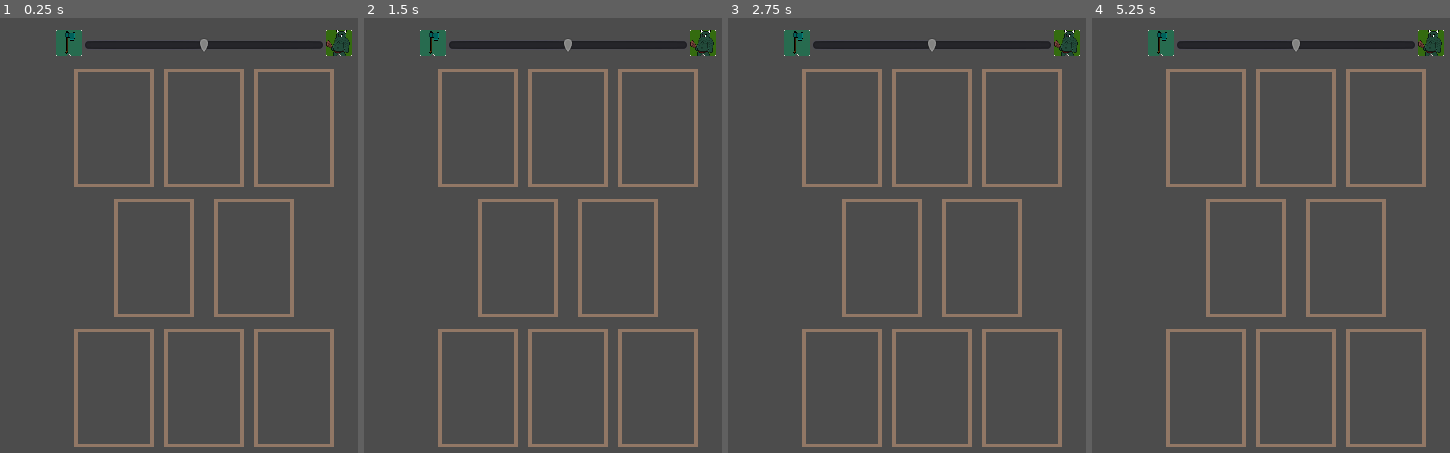
Above: before the commit, frames 1-4 (left to right).
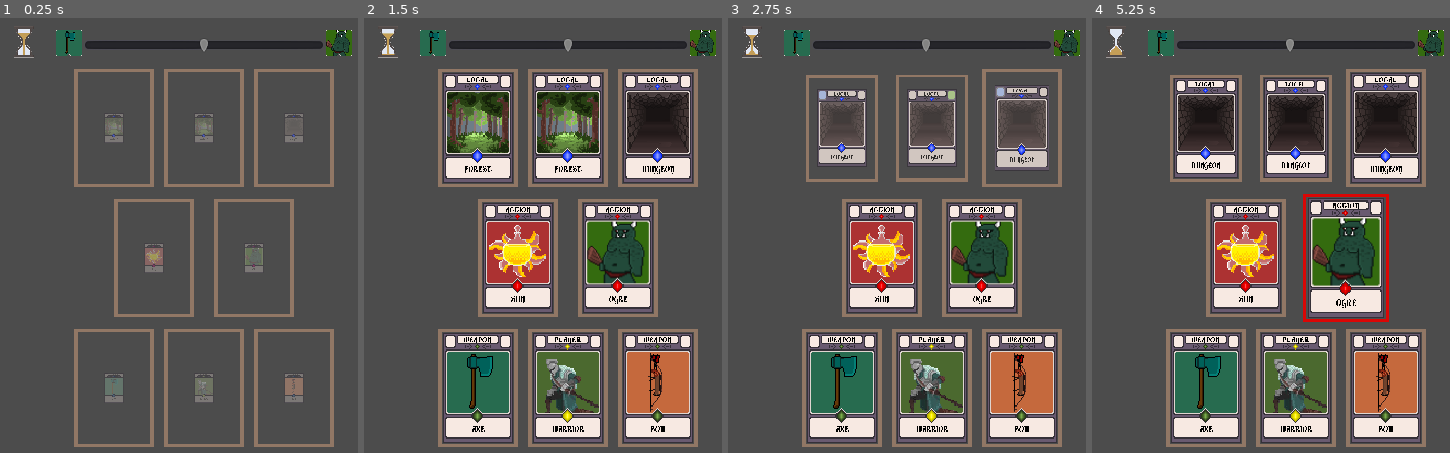
Above: after the commit, the same moments.

Repository: kdds22/Crawler-Card-RPG
Game: Godot game, scene res://scenes/MainCore.tscn
Same seed, same stepped clock (60 frames per second), same inputs: the game is played once before the commit and once after it.
Inputs (mouse positions are in pixels of both pictures, inside the frame that each line leads up to):
- Up to frame 1 (0.25 s): no input
- Up to frame 2 (1.5 s): move the mouse to (outside the picture) at 0.52 s; press the mouse at (outside the picture) at 0.53 s; tap Enter at 1.25 s; move the mouse to (424, 257) at 1.27 s; release the mouse at (424, 257) at 1.28 s; click (424, 257) at 1.35 s
- Up to frame 3 (2.75 s): tap Space at 2 s; move the mouse to (1003, 139) at 2.02 s; press the mouse at (1003, 139) at 2.03 s
- Up to frame 4 (5.25 s): move the mouse to (1260, 326) at 2.77 s; release the mouse at (1260, 326) at 2.78 s; click (1260, 326) at 2.85 s; move the mouse to (outside the picture) at 3.52 s; press the mouse at (outside the picture) at 3.53 s; move the mouse to (outside the picture) at 4.27 s; release the mouse at (outside the picture) at 4.28 s; click (outside the picture) at 4.35 s; move the mouse to (1331, 235) at 5.02 s; press the mouse at (1331, 235) at 5.03 s

The runs differ from the first frame. In frame 1, 2.2% of the frame differs, in the area x 3-85%, y 2-89%; in frame 2, 39%; in frame 3, 31%; in frame 4, 42%, in the area x 3-92%, y 2-98%.
Error before the commit: Attempt to call function 'connect' in base 'null instance' on a null instance. (res://scripts/MainCore.gd:23)

Commit message:
Cronometro Implantado e Testado - Zerado quando o Inimigo e/ou Player finaliza uma acao - Muda o turno caso o Player nao faça nada

Diff:
--- a/scenes/Cronometro.tscn
+++ b/scenes/Cronometro.tscn
@@ -6,7 +6,7 @@
 
 [sub_resource type="Animation" id=1]
 resource_name = "run_time"
-length = 7.0
+length = 6.0
 tracks/0/type = "value"
 tracks/0/path = NodePath("Sprite:region_rect")
 tracks/0/interp = 1
@@ -14,7 +14,7 @@
 tracks/0/imported = false
 tracks/0/enabled = true
 tracks/0/keys = {
-"times": PoolRealArray( 1, 2, 3, 4, 5, 6 ),
+"times": PoolRealArray( 0, 1, 2, 3, 4, 5 ),
 "transitions": PoolRealArray( 1, 1, 1, 1, 1, 1 ),
 "update": 1,
 "values": [ Rect2( 0, 0, 130, 207 ), Rect2( 166, 0, 131, 207 ), Rect2( 339, 0, 130, 207 ), Rect2( 519, 0, 131, 207 ), Rect2( 694, 0, 130, 207 ), Rect2( 870, 0, 130, 207 ) ]
@@ -38,7 +38,7 @@
 tracks/2/imported = false
 tracks/2/enabled = true
 tracks/2/keys = {
-"times": PoolRealArray( 7 ),
+"times": PoolRealArray( 6 ),
 "transitions": PoolRealArray( 1 ),
 "values": [ {
 "args": [  ],
@@ -82,8 +82,9 @@
 scale = Vector2( 0.15, 0.15 )
 texture = ExtResource( 2 )
 region_enabled = true
-region_rect = Rect2( 870, 0, 130, 207 )
+region_rect = Rect2( 0, 0, 130, 207 )
 
 [node name="ClockAnim" type="AnimationPlayer" parent="."]
+autoplay = "run_time"
 anims/run_time = SubResource( 1 )
 anims/turn_time = SubResource( 2 )
--- a/scenes/MainCore.tscn
+++ b/scenes/MainCore.tscn
@@ -1,9 +1,10 @@
-[gd_scene load_steps=6 format=2]
+[gd_scene load_steps=7 format=2]
 
 [ext_resource path="res://scripts/MainCore.gd" type="Script" id=1]
 [ext_resource path="res://scripts/CardsTable.gd" type="Script" id=2]
 [ext_resource path="res://scripts/Mouse.gd" type="Script" id=3]
 [ext_resource path="res://scenes/CoreDirection.tscn" type="PackedScene" id=4]
+[ext_resource path="res://scenes/Cronometro.tscn" type="PackedScene" id=5]
 
 [sub_resource type="CircleShape2D" id=1]
 radius = 1.0
@@ -75,5 +76,8 @@
 position = Vector2( 184, 2 )
 anchor_mode = 0
 zoom = Vector2( 0.5, 0.5 )
+
+[node name="Cronometro" parent="." instance=ExtResource( 5 )]
+position = Vector2( 180, 25 )
 [connection signal="body_entered" from="Mouse" to="Mouse" method="_on_Mouse_body_entered"]
 [connection signal="body_exited" from="Mouse" to="Mouse" method="_on_Mouse_body_exited"]
--- a/scripts/CardBase.gd
+++ b/scripts/CardBase.gd
@@ -350,6 +350,8 @@
 
 	if count_cards_calls >= 4: # minimo de 4 cartas pra voltar o turno do jogador
 		turn_on_player(true)
+		count_cards_calls = 0
+		get_node(main_core_path).turn_on()
 
 	pass
 
--- a/scripts/Cronometro.gd
+++ b/scripts/Cronometro.gd
@@ -11,13 +11,29 @@
 #	pass
 
 
+# Emite um sinal informando que o tempo acabou
 func end_time():
 	emit_signal("timeout")
+	call_anim("turn")
 
+	pass # func end_time
+
+
+# Seta qual será a animação do cronometro
 func call_anim(value):
 	match value:
 		"run":
 			$ClockAnim.play("run_time")
 		"turn":
 			$ClockAnim.play("turn_time")
-	pass
+			restart_clock()
+
+	pass # func call_anim
+
+
+# Reinicia o tempo do Cronometro apos 3 segundos
+func restart_clock():
+	yield(get_tree().create_timer(3),"timeout")
+	call_anim("run")
+
+	pass # func restart_clock
--- a/scripts/MainCore.gd
+++ b/scripts/MainCore.gd
@@ -4,7 +4,7 @@
 
 onready var pre_card_base = preload("res://scenes/CardBase.tscn")
 onready var all_pos = $Cards.get_children()
-onready var cronometro = get_node("../Cronometro")
+onready var cronometro = $Cronometro
 
 
 var ref_player : Object
@@ -105,8 +105,17 @@
 	pass # func call_new_locals
 
 
-# Chamado pelo Cronometro, ao terminar o segundos necessarios pra realizar uma ação
+# Emite um sinal informando que o turno do Player acabou e que será a vez/turno do sistema
 func turn_off():
 	emit_signal("system_turn")
 
-	pass
+	pass # func turn_off
+
+
+# Reinicia o Cronometro
+func turn_on():
+	$Cronometro/ClockAnim.stop()
+	yield(get_tree().create_timer(3),"timeout")
+	$Cronometro.call_anim("run")
+
+	pass # func turn_on
